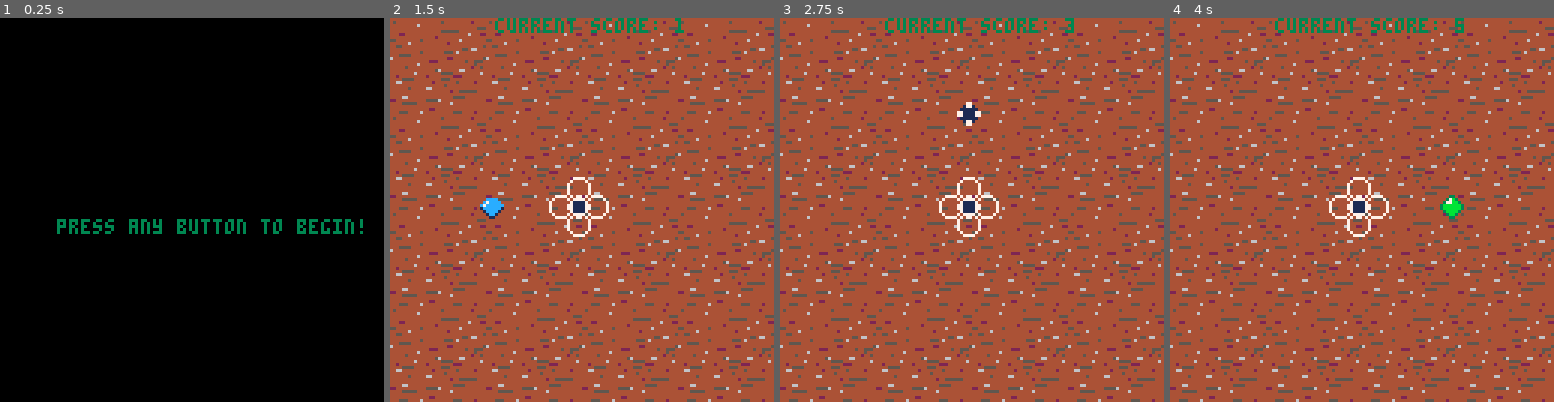
Above: before the commit, frames 1-4 (left to right).
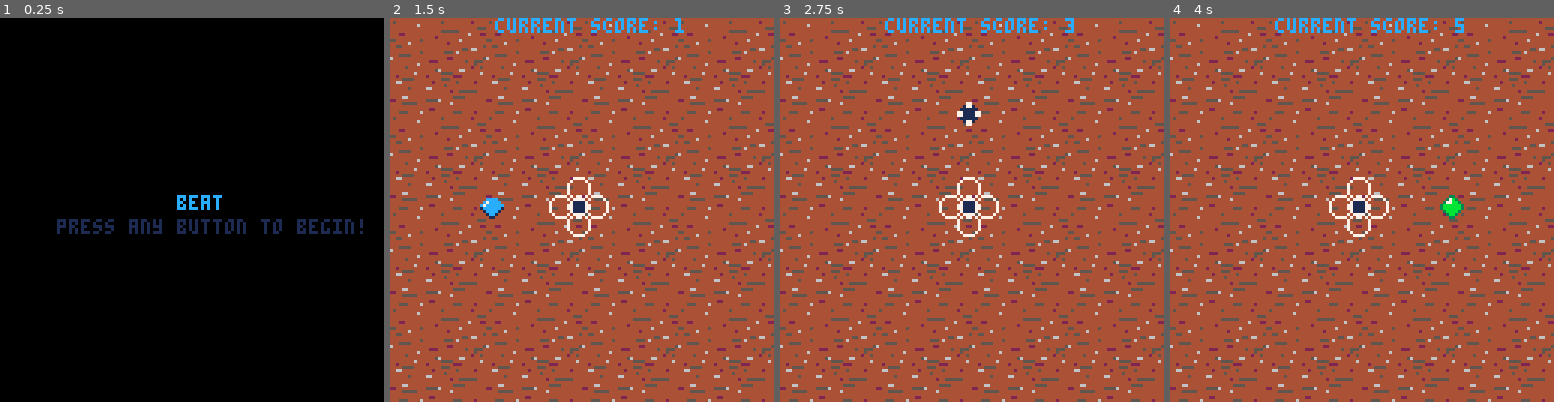
Above: after the commit, the same moments.

Repository: marcusm5670/LightningGame
Game: PICO-8 cartridge beatv0.1.p8
The game is run twice, just before and just after one commit, with the same random seed, the same clock (stepped at 60 frames per second) and the same inputs.
Inputs:
- Up to frame 1 (0.25 s): no input
- Up to frame 2 (1.5 s): tap X (X key) at 0.33, 1.07 s; tap O (Z key) at 0.7 s
- Up to frame 3 (2.75 s): hold Right 1.6-2.1 s; tap O (Z key) at 1.7, 2.1, 2.5 s; tap X (X key) at 1.85 s; hold Up 2.15-2.42 s; hold Right from 2.47 s (still down)
- Up to frame 4 (4 s): tap O (Z key) at 2.9, 3.3, 3.7 s; tap X (X key) at 2.97 s; release Right at 3.03 s; hold Left 3.08-3.58 s; hold Down 3.63-3.97 s

The runs differ from the first frame. In frame 1, 1.5% of the frame differs, in the area x 14-95%, y 46-57%; in frame 2, 0.8%; in frame 3, 0.8%; in frame 4, 0.8%.

Commit message:
Beat v0.1
Added more functionality to Beat. under file beatv0.1.p8 Created folder "Previous Versions", moved old versions over.

Diff:
--- a/beatv0.1.p8
+++ b/beatv0.1.p8
@@ -69,7 +69,7 @@
  end
 
  -- print the players current score
- print("current score: "..score, 35, 0 ,3)
+ print("current score: "..score, 35, 0 ,12)
 
 
 end
@@ -104,7 +104,8 @@
 function intro()
  sfx(1)
 	cls()
-	print("press any button to begin!",flr(p.y/3), p.y + 8, 3)
+	print("beat", p.x, p.y, 12)
+	print("press any button to begin!",flr(p.x/3), p.y + 8, 1)
  local input = false
 	while(input == false) do
 		flip()
Renamed: beat.p8 -> Previous Versions/beat.p8
Renamed: beat_test_bachman.p8 -> Previous Versions/beat_test_bachman.p8
Renamed: sound.p8 -> Previous Versions/sound.p8
